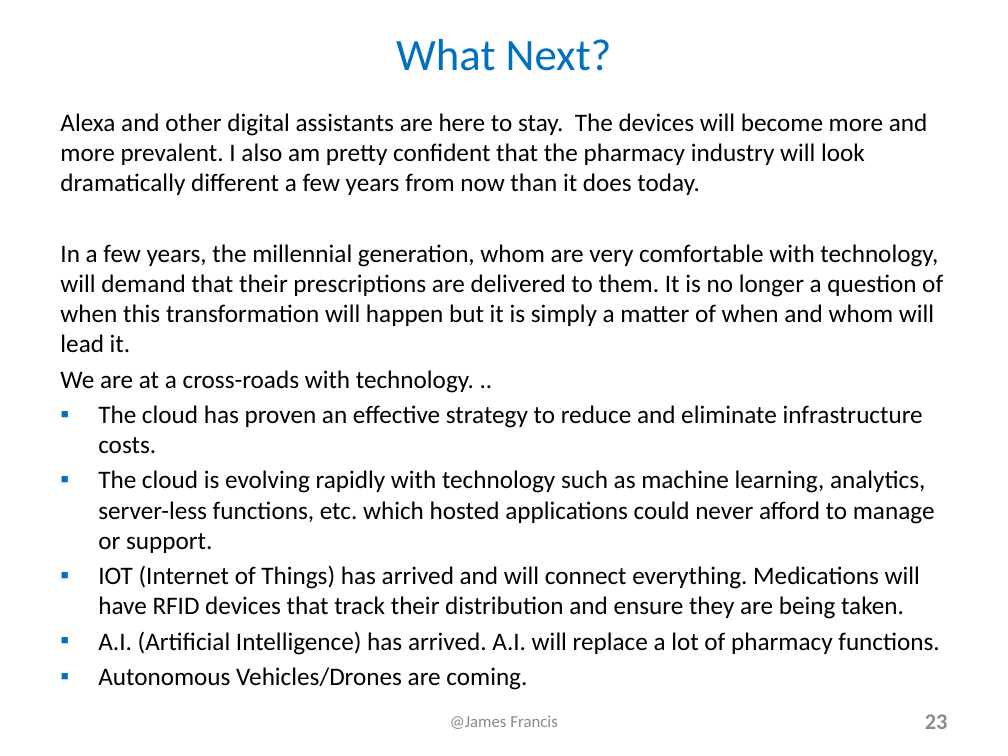
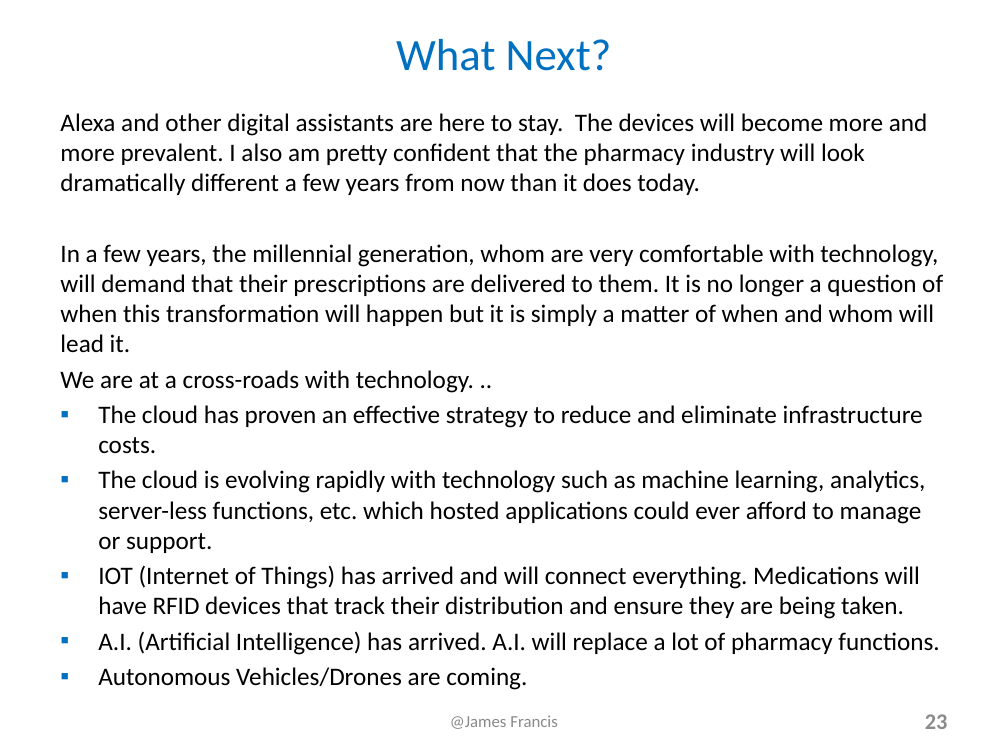
Before and after one commit to james-francis/DeepAzure-FinalProject, a slide deck: slide 23 of Alexa_JamesFrancis_Presentation.pptx. Drawn at 1008x756 pixels with LibreOffice and Linux fonts; fonts in the diff are those of the drawing. Boxes give left, top, right and bottom in pixels: in the first picture for what was removed or moved away, otherwise in the second. Text is boxed around its words. In the diff, an @@ line names an element or a change of style, - is before the commit and + after.

```diff
--- a/Alexa_JamesFrancis_Presentation.pptx
+++ b/Alexa_JamesFrancis_Presentation.pptx
@@ text at [98,470,925,553]: text changed @@
-▪ The cloud is evolving rapidly with technology such as machine learning, analytics, server-less functions, etc. which hosted applications could never afford to manage or support.
+▪ The cloud is evolving rapidly with technology such as machine learning, analytics, server-less functions, etc. which hosted applications could ever afford to manage or support.
```
Also in this commit, not shown: 10 other slides changed.
